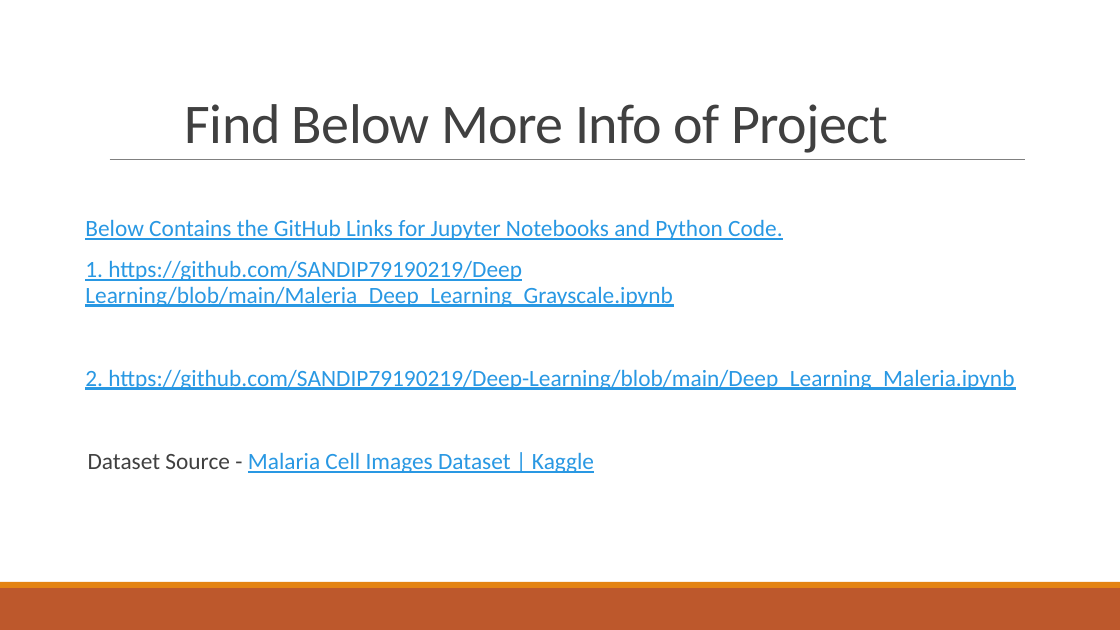
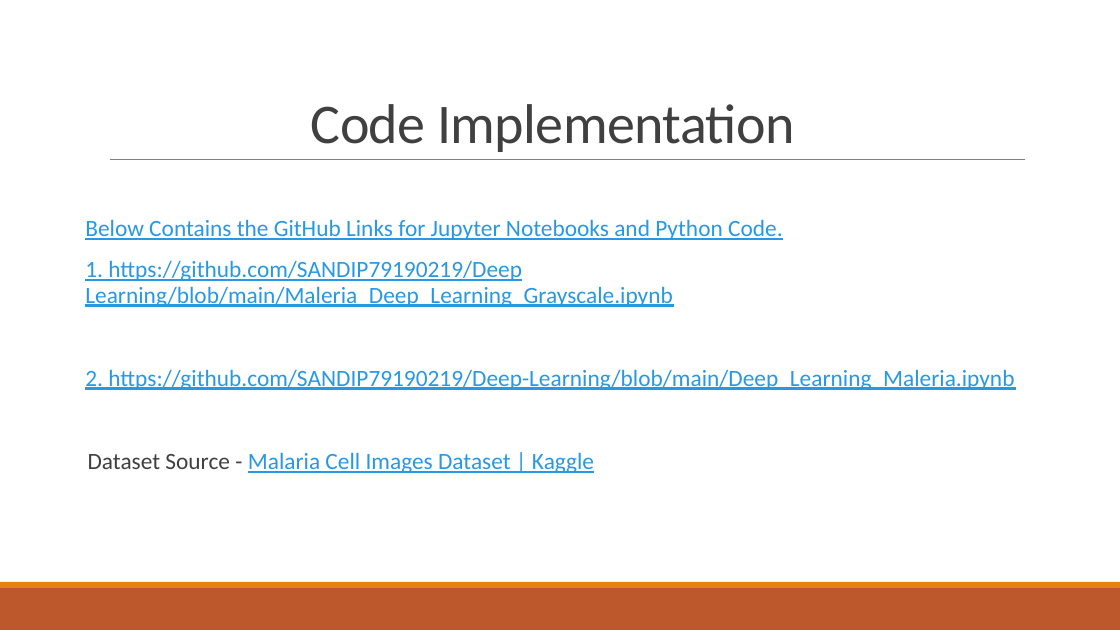
Before and after one commit to SANDIP79190219/Deep-Learning, a slide deck: slide 23 of Capstone Project 2.pptx (slide 13 before the commit). Drawn at 1120x630 pixels with LibreOffice and Linux fonts; fonts in the diff are those of the drawing. Boxes give left, top, right and bottom in pixels: in the first picture for what was removed or moved away, otherwise in the second. Text is boxed around its words. In the diff, an @@ line names an element or a change of style, - is before the commit and + after.

```diff
--- a/Capstone Project 2.pptx
+++ b/Capstone Project 2.pptx
@@ title at bbox=[311, 104, 795, 152]: text changed @@
-Find Below More Info of Project
+Code Implementation
```
Also in this commit, not shown: 1 other slide changed, 10 slides added, 4 other files.
